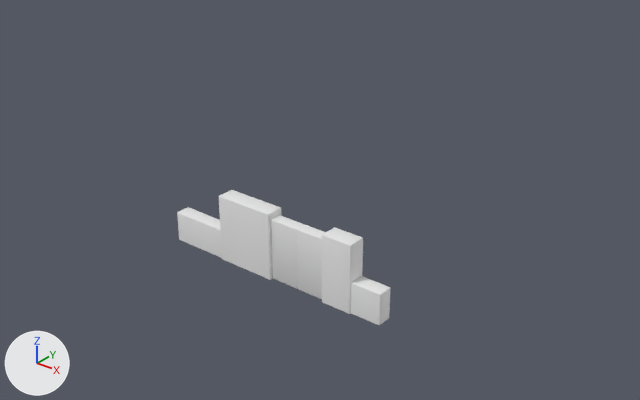
What one commit did to the FBX model Assets/_Project/Model/MapObject.fbx.
Rendered twice from a 50 mm camera at (14.6, -17.4, 13.8) aimed at (-3.8, 5.6, -0.4). The lights are fixed; the arrows at lower left show +X, +Y and +Z.

The scene before the commit, as lines of its bpy script (objects in view):
```python
me_plane_022 = bpy.data.meshes.new('Plane.022')
me_plane_022.from_pydata(...)  # 112 vertices, 103 faces; spans x 0.0..1.0, y -0.2..0.2, z 0.0..2.0
me_plane_023 = bpy.data.meshes.new('Plane.023')
me_plane_023.from_pydata(...)  # 100 vertices, 91 faces; spans x -1.0..0.2, y -0.2..0.2, z 0.0..2.0
me_plane_026 = bpy.data.meshes.new('Plane.026')
me_plane_026.from_pydata(...)  # 40 vertices, 33 faces; spans x -0.51..0.5, y -0.3..0.3, z 0.0..2.2
ob_antadx = bpy.data.objects.new('AntaDX', me_plane_022)
ob_antadx.location = (0.0, 0.0, 0.0)
ob_antasx = bpy.data.objects.new('AntaSX', me_plane_023)
ob_antasx.location = (0.0, 0.0, 0.0)
ob_muro_1 = bpy.data.objects.new('Muro-1', me_plane_026)
ob_muro_1.location = (1.5, 0.0, 0.0)
# also in view: 'Muretto-1' at (2.5, 0.0, 0.5); 'Muretto-2' at (-4.0, 0.0, 0.5); 'Muro-2' at (-2.0, 0.0, 1.1)
```
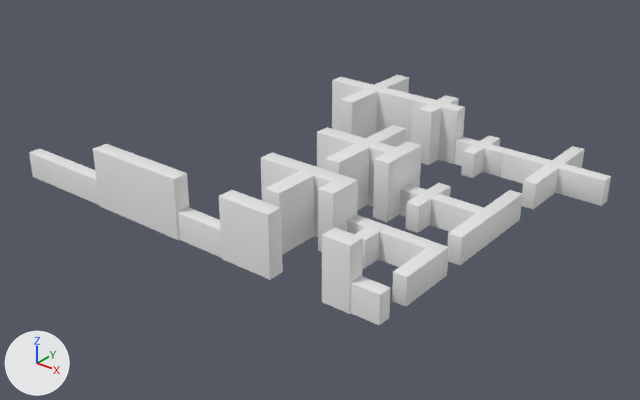
What changed in the scene script:
```text
Remove ob_antadx:
    ob_antadx = bpy.data.objects.new('AntaDX', me_plane_022)
Remove ob_antasx:
    ob_antasx = bpy.data.objects.new('AntaSX', me_plane_023)
Add ob_angolomuretto_2:
    ob_angolomuretto_2 = bpy.data.objects.new('AngoloMuretto-2', me_plane_025_1)  # 85 vertices, 80 faces; spans x -2.0..0.25, y -2.0..0.25, z 0.0..1.0
    ob_angolomuretto_2.location = (2.8, 3.0, 0.0)
Add ob_angolotmuretto_2:
    ob_angolotmuretto_2 = bpy.data.objects.new('AngoloTMuretto-2', me_plane_029)  # 108 vertices, 103 faces; spans x -2.0..0.25, y -2.0..2.0, z 0.0..1.0
    ob_angolotmuretto_2.location = (2.8, 6.0, 0.0)
Add ob_angoloxmuretto_2:
    ob_angoloxmuretto_2 = bpy.data.objects.new('AngoloXMuretto-2', me_plane_033)  # 152 vertices, 147 faces; spans x -2.0..2.0, y -2.0..2.0, z 0.0..1.0
    ob_angoloxmuretto_2.location = (2.8, 11.0, 0.0)
Add ob_angolomuro_2:
    ob_angolomuro_2 = bpy.data.objects.new('AngoloMuro-2', me_plane_027_1)  # 85 vertices, 80 faces; spans x -2.02..0.31, y -2.0..0.3, z 0.0..2.2
    ob_angolomuro_2.location = (-2.0, 3.0, 0.0)
Add ob_angoloxmuro_1:
    ob_angoloxmuro_1 = bpy.data.objects.new('AngoloXMuro-1', me_plane_034)  # 152 vertices, 147 faces; spans x -1.02..1.01, y -1.0..1.0, z 0.0..2.2
    ob_angoloxmuro_1.location = (-2.2, 11.0, 0.0)
Add ob_angolotmuro_1:
    ob_angolotmuro_1 = bpy.data.objects.new('AngoloTMuro-1', me_plane_030)  # 108 vertices, 103 faces; spans x -1.02..0.31, y -1.0..1.0, z 0.0..2.2
    ob_angolotmuro_1.location = (-0.7, 6.0, 0.0)
Add ob_angolomuro_1:
    ob_angolomuro_1 = bpy.data.objects.new('AngoloMuro-1', me_plane_026_1)  # 85 vertices, 80 faces; spans x -1.02..0.31, y -1.0..0.3, z 0.0..2.2
    ob_angolomuro_1.location = (-0.7, 3.0, 0.0)
Add ob_angolotmuro_2:
    ob_angolotmuro_2 = bpy.data.objects.new('AngoloTMuro-2', me_plane_031)  # 108 vertices, 103 faces; spans x -2.02..0.31, y -2.0..2.0, z 0.0..2.2
    ob_angolotmuro_2.location = (-2.0, 6.0, 0.0)
Add ob_angolomuretto_1:
    ob_angolomuretto_1 = bpy.data.objects.new('AngoloMuretto-1', me_plane_024_1)  # 85 vertices, 80 faces; spans x -1.0..0.25, y -1.0..0.25, z 0.0..1.0
    ob_angolomuretto_1.location = (0.6, 3.0, 0.0)
Add ob_angoloxmuretto_1:
    ob_angoloxmuretto_1 = bpy.data.objects.new('AngoloXMuretto-1', me_plane_032)  # 152 vertices, 147 faces; spans x -1.0..1.0, y -1.0..1.0, z 0.0..1.0
    ob_angoloxmuretto_1.location = (-0.2, 11.0, 0.0)
Add ob_muro_4:
    ob_muro_4 = bpy.data.objects.new('Muro-4', me_plane_041)  # 40 vertices, 33 faces; spans x -2.02..2.01, y -0.3..0.3, z 0.0..2.2
    ob_muro_4.location = (-7.0, 0.0, 0.0)
Add ob_angolotmuretto_1:
    ob_angolotmuretto_1 = bpy.data.objects.new('AngoloTMuretto-1', me_plane_028)  # 108 vertices, 103 faces; spans x -1.0..0.25, y -1.0..1.0, z 0.0..1.0
    ob_angolotmuretto_1.location = (0.6, 6.0, 0.0)
Add ob_angoloxmuro_2:
    ob_angoloxmuro_2 = bpy.data.objects.new('AngoloXMuro-2', me_plane_035)  # 152 vertices, 147 faces; spans x -2.02..2.01, y -2.0..2.0, z 0.0..2.2
    ob_angoloxmuro_2.location = (-5.2, 11.0, 0.0)
Add ob_muretto_4:
    ob_muretto_4 = bpy.data.objects.new('Muretto-4', me_plane_038)  # 40 vertices, 33 faces; spans x -2.02..2.01, y -0.25..0.25, z 0.0..1.0
    ob_muretto_4.location = (-11.0, 0.0, 0.0)
```

Boxes [x1, y1, x2, y2] around the edits, measured in the pictures (640 x 400 px):
'Muro-4', added: after [93, 144, 189, 240]
'AngoloXMuretto-2', added: after [500, 146, 611, 209]
'AngoloXMuro-2', added: after [332, 75, 420, 142]
'AngoloTMuretto-2', added: after [430, 190, 523, 265]
'AngoloMuro-2', added: after [261, 152, 325, 255]
'AngoloMuretto-2', added: after [378, 226, 449, 307]
'AngoloTMuro-1', added: after [368, 141, 422, 222]
'AngoloTMuro-2', added: after [317, 125, 406, 211]
'AngoloXMuro-1', added: after [411, 95, 465, 165]
'AngoloMuro-1', added: after [314, 170, 358, 252]
'Muretto-4', added: after [29, 149, 99, 205]
'AntaSX', deleted: before [271, 215, 307, 289]
'AngoloXMuretto-1', added: after [454, 135, 508, 178]
'AntaDX', deleted: before [297, 225, 326, 299]
'AngoloTMuretto-1', added: after [399, 183, 451, 233]
'AngoloMuretto-1', added: after [347, 215, 388, 269]
